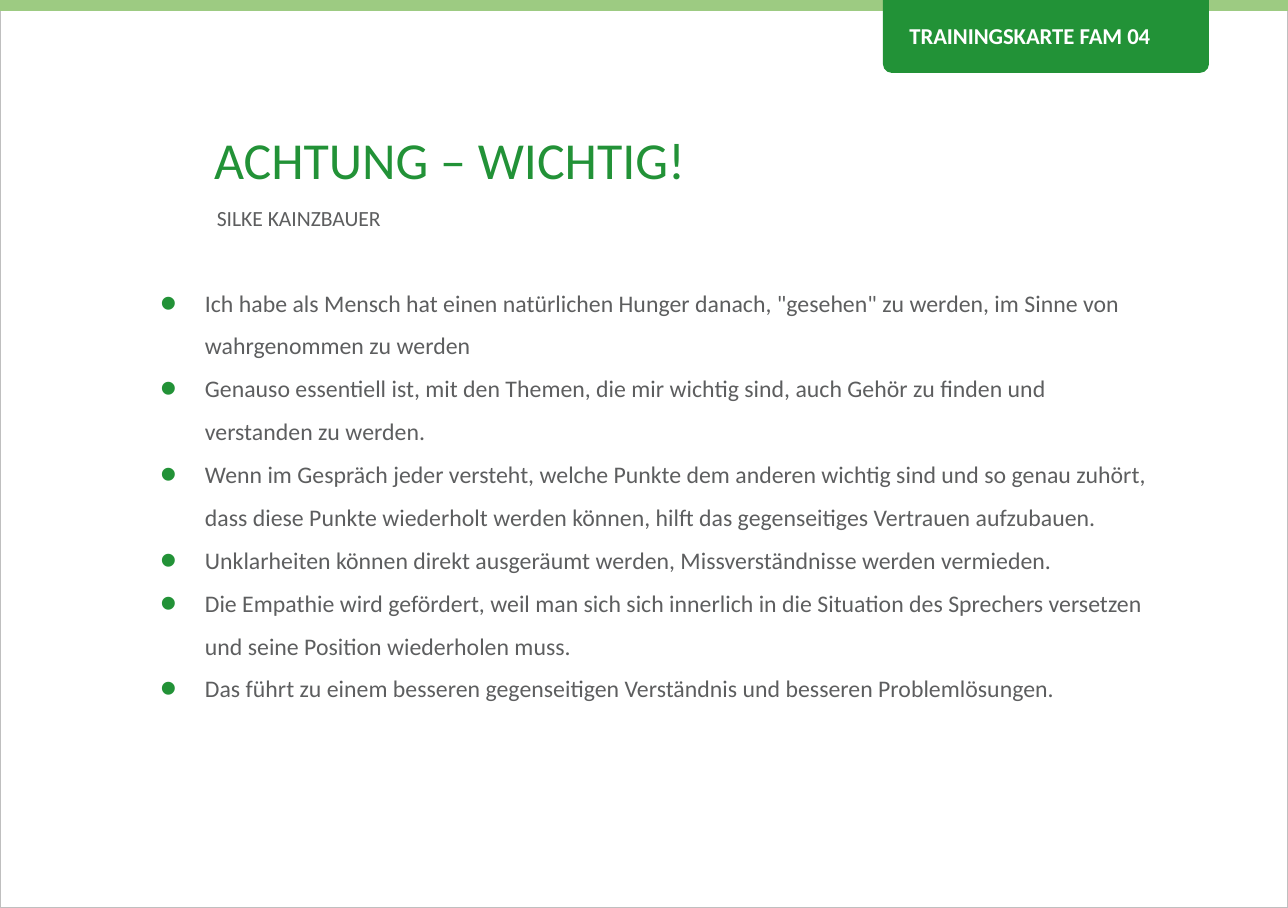
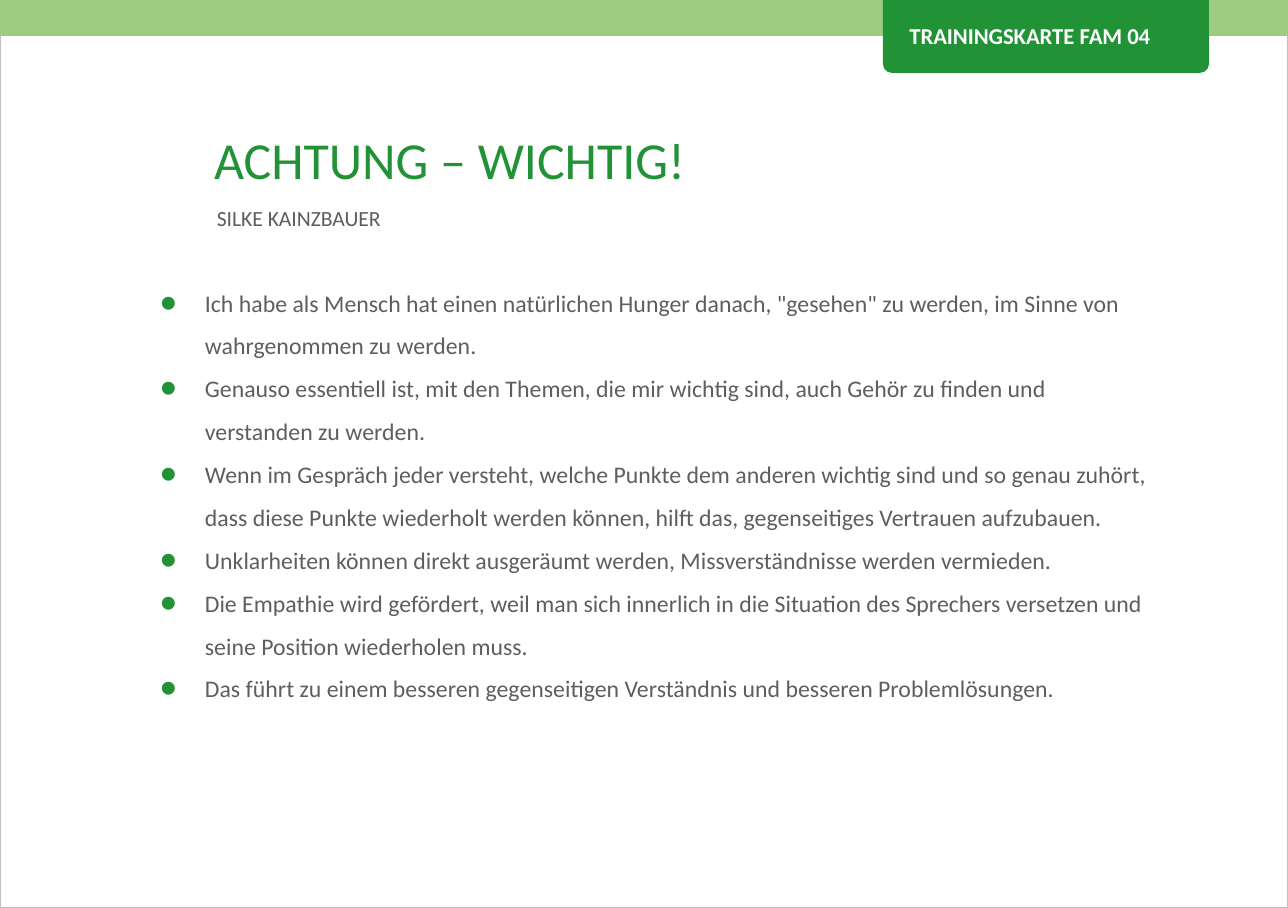
Before and after one commit to Teamtool/training-materials, a slide deck: slide 1 of emotional erwachsen/Family (FAM)/ger/apprentice/ger_FAM_04_Achtung_Wichtig_EE_A.pptx. Drawn at 1288x908 pixels with LibreOffice and Linux fonts; fonts in the diff are those of the drawing; background and template pictures are left out. Boxes give left, top, right and bottom in pixels: in the first picture for what was removed or moved away, otherwise in the second. Text is boxed around its words. In the diff, an @@ line names an element or a change of style, - is before the commit and + after.

```diff
--- a/emotional erwachsen/Family (FAM)/ger/apprentice/ger_FAM_04_Achtung_Wichtig_EE_A.pptx
+++ b/emotional erwachsen/Family (FAM)/ger/apprentice/ger_FAM_04_Achtung_Wichtig_EE_A.pptx
@@ rectangle: place and size @@
-rectangle at [0, 0, 1288, 11]
+rectangle at [0, 0, 1288, 36]
@@ text at [205, 295, 1119, 358]: text changed @@
-• Ich habe als Mensch hat einen natürlichen Hunger danach, "gesehen" zu werden, im Sinne von wahrgenommen zu werden
+• Ich habe als Mensch hat einen natürlichen Hunger danach, "gesehen" zu werden, im Sinne von wahrgenommen zu werden.
@@ text at [205, 466, 1145, 530]: text changed @@
-• Wenn im Gespräch jeder versteht, welche Punkte dem anderen wichtig sind und so genau zuhört, dass diese Punkte wiederholt werden können, hilft das gegenseitiges Vertrauen aufzubauen.
+• Wenn im Gespräch jeder versteht, welche Punkte dem anderen wichtig sind und so genau zuhört, dass diese Punkte wiederholt werden können, hilft das, gegenseitiges Vertrauen aufzubauen.
@@ text at [205, 595, 1142, 655]: text changed @@
-• Die Empathie wird gefördert, weil man sich sich innerlich in die Situation des Sprechers versetzen und seine Position wiederholen muss.
+• Die Empathie wird gefördert, weil man sich innerlich in die Situation des Sprechers versetzen und seine Position wiederholen muss.
```
Also in this commit, not shown: 1 other slide changed, 1 other file.
